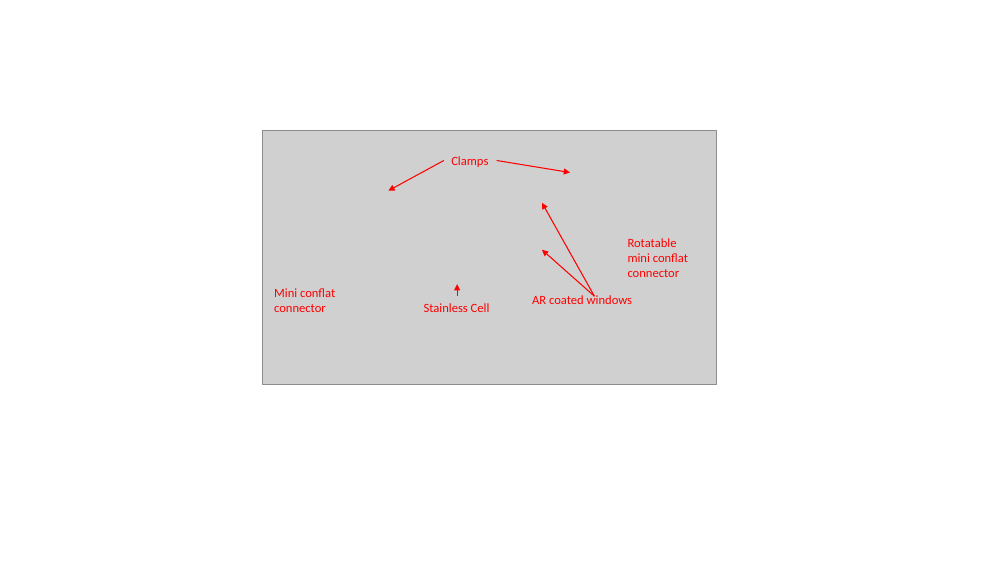
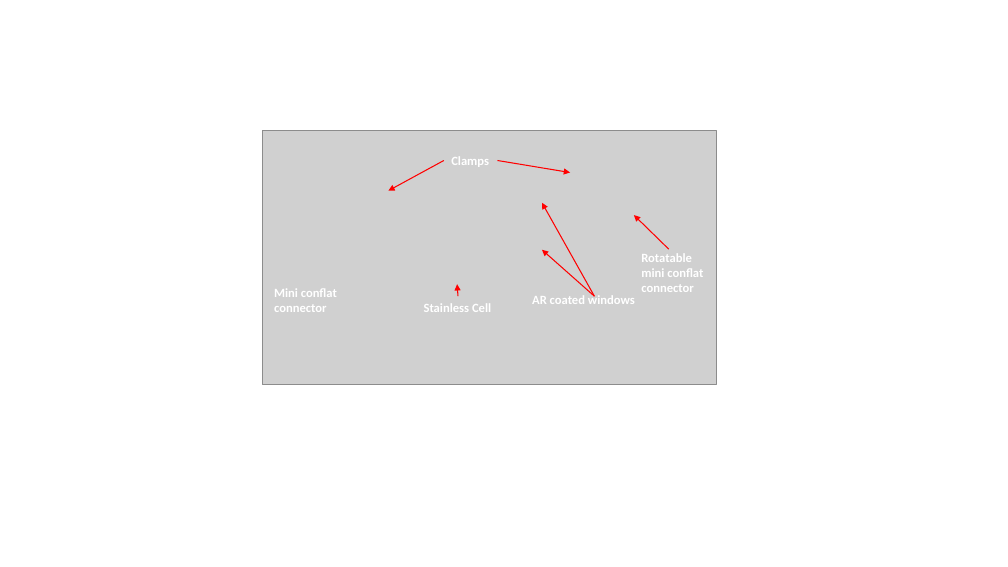
Before and after one commit to dgenkina/Thesis, a slide deck: slide 3 of BEC_DFG figures/2D MOT pictures.pptx. Drawn at 1008x567 pixels with LibreOffice and Linux fonts; fonts in the diff are those of the drawing; grey boxes stand for pictures. Boxes give left, top, right and bottom in pixels: in the first picture for what was removed or moved away, otherwise in the second. Text is boxed around its words. In the diff, an @@ line names an element or a change of style, - is before the commit and + after.

```diff
--- a/BEC_DFG figures/2D MOT pictures.pptx
+++ b/BEC_DFG figures/2D MOT pictures.pptx
@@ arrow added from (669, 250) to (634, 216), #FF0000 1 pt @@
@@ text colour #FF0000 to #FFFFFF, bold on in 5 elements at <box>451,157,489,167</box>, <box>424,304,491,312</box>, <box>274,289,337,312</box>, <box>532,294,635,304</box>, <box>641,254,703,292</box> @@
@@ text "Rotatable": place and size @@
-text "Rotatable" at <box>628,238,688,277</box>
+text "Rotatable" at <box>641,254,703,292</box>
```
Also in this commit, not shown: 1 other slide changed, 2 slides added, 1 slide removed, 11 other files.
